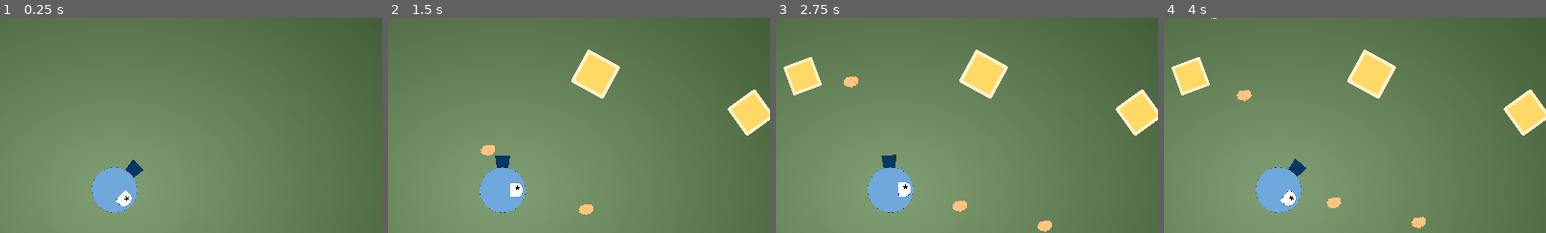
Above: before the commit, frames 1-4 (left to right).
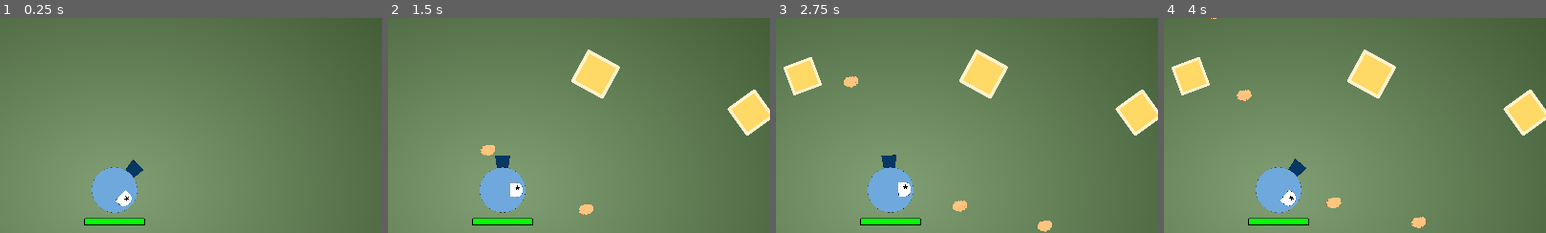
Above: after the commit, the same moments.

Repository: aeriab/Astroid-rage
Game: Godot game, scene res://scenes/game.tscn
Same seed, same stepped clock (60 frames per second), same inputs: the game is played once before the commit and once after it.
Inputs:
- Up to frame 1 (0.25 s): no input
- Up to frame 2 (1.5 s): tap Enter (ui_accept) at 0.5, 0.77 s; hold Right (ui_right) from 0.53 s (still down); tap Space (switch) at 0.6, 1.35 s
- Up to frame 3 (2.75 s): tap Enter (ui_accept) at 1.52 s; release Right (ui_right) at 2.03 s; hold Left (ui_left) from 2.03 s (still down); tap Space (switch) at 2.1 s
- Up to frame 4 (4 s): release Left (ui_left) at 2.78 s; hold Right (ui_right) from 2.78 s (still down); tap Space (switch) at 2.85, 3.6 s; tap Enter (ui_accept) at 3.02, 3.77 s
The pictures show only the part of the screen within x 35-85%, y 10-60%; the shares and areas given below are measured in that part.

The runs differ from the first frame. In frame 1, 0.6% of the frame differs, in the area x 22-38%, y 92-97%; in frame 2, 0.6%; in frame 3, 0.6%; in frame 4, 0.6%.

Commit message:
Added health, next death

Diff:
--- a/scenes/game.tscn
+++ b/scenes/game.tscn
@@ -9,6 +9,7 @@
 [ext_resource type="Script" path="res://scripts/WaveMaker.gd" id="8_5ewck"]
 [ext_resource type="PackedScene" uid="uid://bu5k7npfyyfio" path="res://scenes/LevelCircle.tscn" id="8_8gq6h"]
 [ext_resource type="PackedScene" uid="uid://cqmli4p0vtbwy" path="res://scenes/store_page.tscn" id="8_fvigt"]
+[ext_resource type="PackedScene" uid="uid://ywkm5lhkpww" path="res://scenes/health_bar_red.tscn" id="10_y2x8a"]
 
 [sub_resource type="CanvasItemMaterial" id="CanvasItemMaterial_4kbpy"]
 
@@ -16,26 +17,33 @@
 
 [sub_resource type="WorldBoundaryShape2D" id="WorldBoundaryShape2D_lp687"]
 
+[sub_resource type="CircleShape2D" id="CircleShape2D_m11bs"]
+
 [node name="Game" type="Node2D"]
 scale = Vector2(1.21821, 1.21821)
 script = ExtResource("1_aytb3")
 
-[node name="BirdBod" type="StaticBody2D" parent="."]
+[node name="BirdBodArea" type="Area2D" parent="."]
 z_index = 2
+scale = Vector2(1, 1)
+collision_mask = 2
 script = ExtResource("1_vlman")
 
-[node name="SnoutPosition" type="Node2D" parent="BirdBod"]
+[node name="SnoutPosition" type="Node2D" parent="BirdBodArea"]
 position = Vector2(0, -300)
+scale = Vector2(1, 1)
 
-[node name="TankBird" type="Sprite2D" parent="BirdBod"]
+[node name="TankBird" type="Sprite2D" parent="BirdBodArea"]
+scale = Vector2(1, 1)
 texture = ExtResource("2_ujku6")
 
-[node name="CollisionShape2D" type="CollisionShape2D" parent="BirdBod"]
+[node name="CollisionShape2D" type="CollisionShape2D" parent="BirdBodArea"]
 material = SubResource("CanvasItemMaterial_4kbpy")
 scale = Vector2(23.6306, 23.2323)
 shape = SubResource("CircleShape2D_rycil")
 
-[node name="Camera2D" type="Camera2D" parent="BirdBod"]
+[node name="Camera2D" type="Camera2D" parent="BirdBodArea"]
+scale = Vector2(1, 1)
 zoom = Vector2(0.2, 0.2)
 
 [node name="BulletHandler" type="Node" parent="."]
@@ -74,7 +82,7 @@
 wave3RedEnemyNum = 12
 
 [node name="Wave1Timer" type="Timer" parent="Stage1Waves"]
-wait_time = 10.0
+wait_time = 5.0
 autostart = true
 
 [node name="Wave2Timer" type="Timer" parent="Stage1Waves"]
@@ -97,7 +105,20 @@
 scale = Vector2(0.5, 0.5)
 
 [node name="store_page" parent="." instance=ExtResource("8_fvigt")]
+visible = false
 
+[node name="HealthBarRed" parent="." instance=ExtResource("10_y2x8a")]
+position = Vector2(4.76837e-07, 522.078)
+scale = Vector2(0.658475, 0.658475)
+
+[node name="testArea" type="Area2D" parent="."]
+position = Vector2(-123.131, -201.936)
+
+[node name="CollisionShape2D" type="CollisionShape2D" parent="testArea"]
+scale = Vector2(9.97074, 9.97074)
+shape = SubResource("CircleShape2D_m11bs")
+
+[connection signal="area_entered" from="BirdBodArea" to="BirdBodArea" method="_on_area_entered"]
 [connection signal="timeout" from="Stage1Waves/Wave1Timer" to="Stage1Waves" method="_on_wave_1_timer_timeout"]
 [connection signal="timeout" from="Stage1Waves/Wave2Timer" to="Stage1Waves" method="_on_wave_2_timer_timeout"]
 [connection signal="timeout" from="Stage1Waves/Wave3Timer" to="Stage1Waves" method="_on_wave_3_timer_timeout"]
--- /dev/null
+++ b/scenes/health_bar_red.tscn
@@ -0,0 +1,15 @@
+[gd_scene load_steps=5 format=3 uid="uid://ywkm5lhkpww"]
+
+[ext_resource type="Shader" path="res://shaders/healthBar.gdshader" id="1_inpcc"]
+[ext_resource type="Texture2D" uid="uid://ia3qliik1m4h" path="res://assets/HealthBarRed.png" id="2_vcba6"]
+[ext_resource type="Script" path="res://scripts/health_bar_red.gd" id="3_botky"]
+
+[sub_resource type="ShaderMaterial" id="ShaderMaterial_s2e7f"]
+shader = ExtResource("1_inpcc")
+shader_parameter/health_value = 100.0
+
+[node name="HealthBarRed" type="Sprite2D"]
+material = SubResource("ShaderMaterial_s2e7f")
+position = Vector2(474, 352)
+texture = ExtResource("2_vcba6")
+script = ExtResource("3_botky")
--- a/scripts/BulletHandler.gd
+++ b/scripts/BulletHandler.gd
@@ -1,8 +1,7 @@
 extends Node
 
 const GREEN_SPOT = preload("res://scenes/booger_area.tscn")
-
-@onready var snout_position = $"../BirdBod/SnoutPosition"
+@onready var snout_position = $"../BirdBodArea/SnoutPosition"
 
 var x: float = 0.0
 var y: float = 0.0
--- a/scripts/Global.gd
+++ b/scripts/Global.gd
@@ -16,6 +16,8 @@
 
 var xpAmount = 0.0
 
+var player_health = 100.0
+
 func addXP(num):
 	emit_signal("xpGoingUp")
 	xpAmount += num
@@ -28,7 +30,8 @@
 func upgradePopUp():
 	Engine.time_scale = 0.0
 
-
+func decreaseHealth(num):
+	player_health -= num * 31.0
 
 func decreaseEnemyNum():
 	enemyNum -= 1
--- a/scripts/Obstacle.gd
+++ b/scripts/Obstacle.gd
@@ -1,5 +1,4 @@
-extends StaticBody2D
-
+extends Area2D
 
 var clockwise = 1
 var SPEED = Global.rotationSpeed
@@ -15,7 +14,6 @@
 	if !pause_rot:
 		rotation += (SPEED * clockwise * delta)
 
-func _on_body_entered(body):
-	if body.name == "GoldCharBody":
-		print("ending game")
-		Global.endGame()
+func _on_area_entered(area):
+	#print(str(area))
+	pass
--- a/scripts/RedEnemy2D.gd
+++ b/scripts/RedEnemy2D.gd
@@ -35,14 +35,15 @@
 	randomize()
 	shader_value = 0.0
 
-	x = randf_range(innerBoundX,outerBoundX)
+	x = randf_range(0,outerBoundX)
+	if x < innerBoundX:
+		y = randf_range(innerBoundY,outerBoundY)
+	else:
+		y = randf_range(0,outerBoundY)
 	if randi_range(0,1) == 1:
 		x = -x
 	else:
 		flipSprite = -1
-		#pass
-
-	y = randf_range(innerBoundY,outerBoundY)
 	if randi_range(0,1) == 1:
 		y = -y
 
@@ -83,5 +84,9 @@
 
 func _on_area_entered(area):
 	if area.name.substr(0,1) == "@" || area.name == "BoogerArea":
-		area.free()
+		area.setFreeLater()
 		addDamage()
+
+	if area.name.substr(0,4) == "Bird":
+		Global.decreaseHealth(1.0 - shader_value)
+		call_deferred("queue_free")
--- a/scripts/booger_area.gd
+++ b/scripts/booger_area.gd
@@ -11,6 +11,9 @@
 	monitoring = true
 
 	set_scale(_scale)
+
+func setFreeLater():
+	queue_free()
 
 func set_motion(x1,y1,theta1):
 	x = x1
--- a/scripts/game.gd
+++ b/scripts/game.gd
@@ -9,3 +9,6 @@
 
 	else:
 		store_page.visible = false
+
+func setFreeLater():
+	queue_free()
--- /dev/null
+++ b/scripts/health_bar_red.gd
@@ -0,0 +1,4 @@
+extends Sprite2D
+
+func _process(_delta):
+	material.set_shader_parameter("health_value",Global.player_health)
--- /dev/null
+++ b/shaders/healthBar.gdshader
@@ -0,0 +1,13 @@
+shader_type canvas_item;
+
+uniform float health_value : hint_range(0.0,100.0);
+
+void fragment() {
+	vec4 current_color = texture(TEXTURE,UV);
+
+	if(UV.x < health_value / 100.0) {
+		current_color.g = current_color.r;
+		current_color.r = 0.0;
+	}
+	COLOR = current_color;
+}
Binary file added: assets/HealthBarGreen (1).png
Not shown, added: assets/HealthBarGreen (1).png.import
Binary file added: assets/HealthBarGreen.png
Not shown, added: assets/HealthBarGreen.png.import
Binary file added: assets/HealthBarRed.png
Not shown, added: assets/HealthBarRed.png.import
Not shown: 1 places in scenes/game.tscn that only renumber resources
